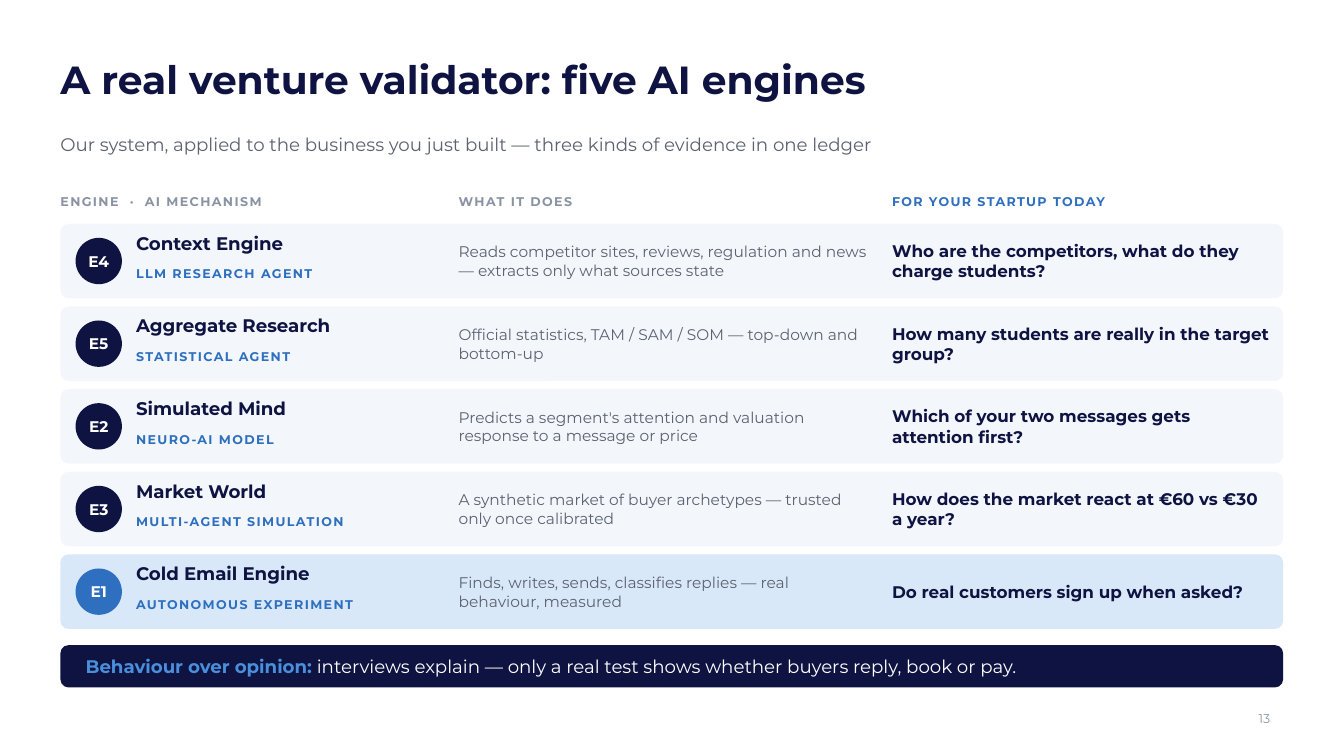
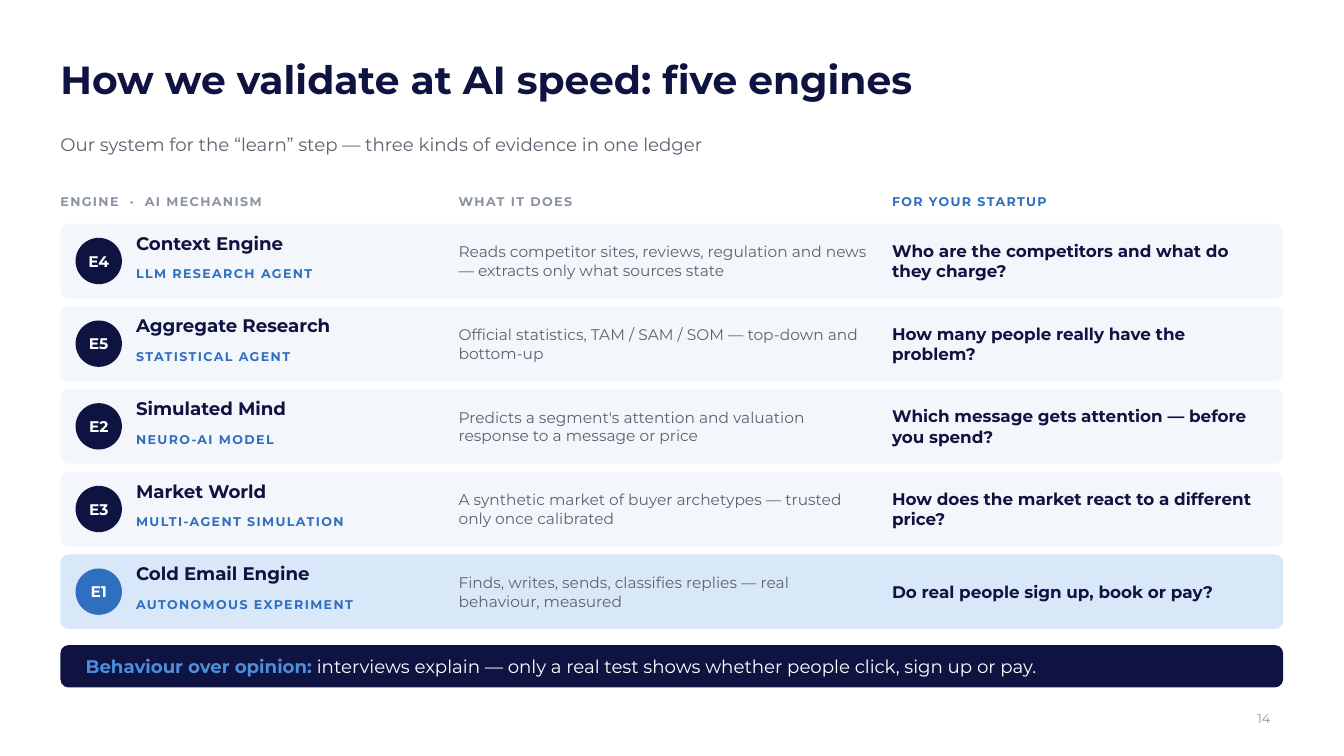
Before and after one commit to elias762/Advisory-board, a slide deck: slide 14 of decks/01_JCU_From_Idea_to_Market.pptx (slide 13 before the commit). Drawn at 1344x756 pixels with LibreOffice and Linux fonts; fonts in the diff are those of the drawing; background and template pictures are left out. Boxes give left, top, right and bottom in pixels: in the first picture for what was removed or moved away, otherwise in the second. Text is boxed around its words. In the diff, an @@ line names an element or a change of style, - is before the commit and + after.

```diff
--- a/decks/01_JCU_From_Idea_to_Market.pptx
+++ b/decks/01_JCU_From_Idea_to_Market.pptx
@@ title at (60, 63, 912, 102): text changed @@
-A real venture validator: five AI engines
+How we validate at AI speed: five engines
@@ text at (60, 137, 702, 155): text changed @@
-Our system, applied to the business you just built — three kinds of evidence in one ledger
+Our system for the “learn” step — three kinds of evidence in one ledger
@@ text at (892, 194, 1286, 219): text changed @@
-FOR YOUR STARTUP TODAY
+FOR YOUR STARTUP
@@ text at (892, 244, 1229, 281): text changed @@
-Who are the competitors, what do they charge students?
+Who are the competitors and what do they charge?
@@ text at (892, 327, 1186, 364): text changed @@
-How many students are really in the target group?
+How many people really have the problem?
@@ text at (892, 409, 1246, 447): text changed @@
-Which of your two messages gets attention first?
+Which message gets attention — before you spend?
@@ text at (892, 492, 1251, 529): text changed @@
-How does the market react at €60 vs €30 a year?
+How does the market react to a different price?
@@ text at (892, 585, 1213, 602): text changed @@
-Do real customers sign up when asked?
+Do real people sign up, book or pay?
@@ text at (86, 658, 1036, 677): text changed @@
-Behaviour over opinion: interviews explain — only a real test shows whether buyers reply, book or pay.
+Behaviour over opinion: interviews explain — only a real test shows whether people click, sign up or pay.
@@ page number at (1257, 714, 1270, 723): text changed @@
-13
+14
```
Also in this commit, not shown: 7 other slides changed, 4 slides added, 3 slides removed, 9 other files.
